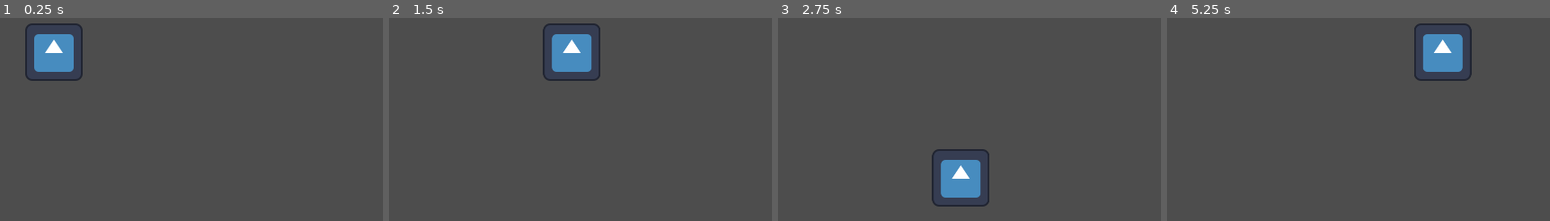
Above: before the commit, frames 1-4 (left to right).
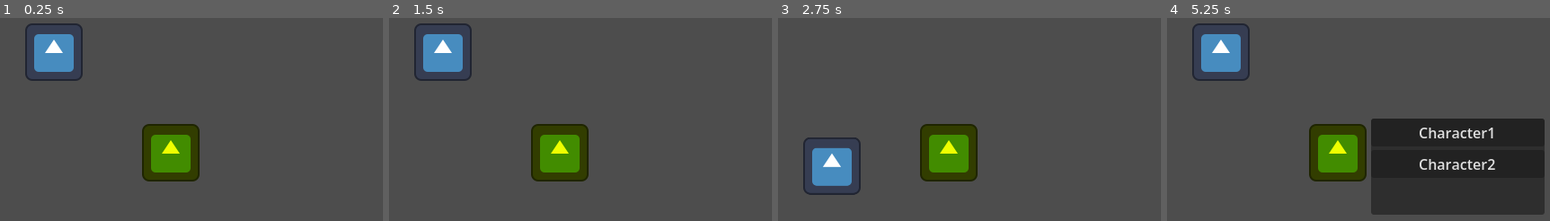
Above: after the commit, the same moments.

Repository: bri-biache/game-off-2026
Game: Godot game, scene res://scenes/test_scene.tscn
Two runs of this game, one before a commit and one after it. Both use one fixed random seed, a clock stepped at 60 frames per second and the inputs below. Before the commit the project has no main scene; this scene is started directly in both runs. The engine's default icon, where the game draws it, is replaced by a stand-in: a white triangle on a blue panel in a dark square.
Inputs (mouse positions are in pixels of both pictures, inside the frame that each line leads up to):
- Up to frame 1 (0.25 s): no input
- Up to frame 2 (1.5 s): tap Enter at 0.5 s; hold D (move_right) 0.53-1.25 s; hold Shift (shift, bound only after the commit) 0.53-1.25 s; click (680, 131) at 1.25 s, where only the run after the commit has a clickable "Character1"
- Up to frame 3 (2.75 s): tap Space at 2 s; hold S (move_down) from 2.03 s (still down); tap Shift (shift, bound only after the commit) at 2.1 s
- Up to frame 4 (5.25 s): release S (move_down) at 2.78 s; hold D (move_right) 2.78-3.5 s; hold Shift (shift, bound only after the commit) 2.78-3.5 s; click (1458, 164) at 3.5 s, where only the run after the commit has a clickable "Character2"; tap Enter at 4.25 s; hold W (move_up) 4.28-5.03 s; tap Shift (shift, bound only after the commit) at 4.35 s; hold A (move_left) from 5.03 s (still down); hold Shift (shift, bound only after the commit) from 5.03 s (still down)

The runs differ from the first frame. In frame 1, 4.2% of the frame differs, in the area x 37-53%, y 52-81%; in frame 2, 9.1%; in frame 3, 7.9%; in frame 4, 30%, in the area x 6-99%, y 2-97%.

Commit message:
Implement character swapping

Diff:
--- a/project.godot
+++ b/project.godot
@@ -11,6 +11,7 @@
 [application]
 
 config/name="Game Off 2026"
+run/main_scene="uid://co8gbtr0r32l0"
 config/features=PackedStringArray("4.7", "GL Compatibility")
 config/icon="res://icon.svg"
 
@@ -21,6 +22,10 @@
 window/stretch/mode="viewport"
 window/stretch/aspect="expand"
 window/stretch/scale_mode="integer"
+
+[global_group]
+
+playable_characters=""
 
 [input]
 
@@ -48,6 +53,11 @@
 , Object(InputEventKey,"resource_local_to_scene":false,"resource_name":"","device":-1,"window_id":0,"alt_pressed":false …(186 unchanged characters)…
 ]
 }
+shift={
+"deadzone": 0.2,
+"events": [Object(InputEventKey,"resource_local_to_scene":false,"resource_name":"","device":-1,"window_id":0,"alt_pressed":false,"shift_pressed":false,"ctrl_pressed":false,"meta_pressed":false,"pressed":false,"keycode":0,"physical_keycode":4194325,"key_label":0,"unicode":0,"location":0,"echo":false,"script":null)
+]
+}
 
 [physics]
 
--- a/scenes/player_character.tscn
+++ b/scenes/character.tscn
@@ -1,6 +1,6 @@
 [gd_scene format=3 uid="uid://brkd53f4h7jm2"]
 
-[ext_resource type="Script" uid="uid://crghuemk174j2" path="res://scripts/player_character.gd" id="1_6r27q"]
+[ext_resource type="Script" uid="uid://crghuemk174j2" path="res://scripts/character.gd" id="1_6r27q"]
 [ext_resource type="Texture2D" uid="uid://dyuavscksou4u" path="res://icon.svg" id="1_56udc"]
 [ext_resource type="Curve" uid="uid://d0ie7apkpv6n" path="res://resources/stat_curves/player.tres" id="2_4h0vy"]
 [ext_resource type="Script" uid="uid://uvr1j0em8q5u" path="res://scripts/resources/stats.gd" id="2_kww55"]
@@ -12,7 +12,7 @@
 [sub_resource type="RectangleShape2D" id="RectangleShape2D_b4ekb"]
 size = Vector2(62, 62)
 
-[node name="PlayerCharacter" type="CharacterBody2D" unique_id=1264062262]
+[node name="Character" type="CharacterBody2D" unique_id=1264062262 groups=["playable_characters"]]
 motion_mode = 1
 script = ExtResource("1_6r27q")
 stats = SubResource("Resource_6r27q")
--- a/scenes/test_scene.tscn
+++ b/scenes/test_scene.tscn
@@ -1,8 +1,37 @@
 [gd_scene format=3 uid="uid://co8gbtr0r32l0"]
 
-[ext_resource type="PackedScene" uid="uid://brkd53f4h7jm2" path="res://scenes/player_character.tscn" id="1_g7g4h"]
+[ext_resource type="PackedScene" uid="uid://brkd53f4h7jm2" path="res://scenes/character.tscn" id="1_g7g4h"]
+[ext_resource type="Script" uid="uid://xrlce63cg4yh" path="res://scripts/character_manager.gd" id="1_nd71p"]
+[ext_resource type="Script" uid="uid://dspbr1k1t16qe" path="res://scripts/player_controller.gd" id="2_j8ivh"]
 
 [node name="TestScene" type="Node2D" unique_id=2031182739]
 
-[node name="PlayerCharacter" parent="." unique_id=1264062262 instance=ExtResource("1_g7g4h")]
+[node name="CharacterManager" type="Node" parent="." unique_id=552836033 node_paths=PackedStringArray("player_controller")]
+script = ExtResource("1_nd71p")
+player_controller = NodePath("../Character1/PlayerController")
+
+[node name="ShiftMenu" type="Control" parent="CharacterManager" unique_id=30976531]
+layout_mode = 3
+anchors_preset = 0
+offset_right = 40.0
+offset_bottom = 40.0
+
+[node name="PanelContainer" type="PanelContainer" parent="CharacterManager/ShiftMenu" unique_id=1868700687]
+layout_mode = 0
+offset_left = 227.0
+offset_top = 127.0
+offset_right = 420.0
+offset_bottom = 234.0
+
+[node name="VBoxContainer" type="VBoxContainer" parent="CharacterManager/ShiftMenu/PanelContainer" unique_id=341706458]
+layout_mode = 2
+
+[node name="Character1" parent="." unique_id=1264062262 instance=ExtResource("1_g7g4h")]
 position = Vector2(60, 53)
+
+[node name="PlayerController" type="Node" parent="Character1" unique_id=1450404110]
+script = ExtResource("2_j8ivh")
+
+[node name="Character2" parent="." unique_id=2076094643 instance=ExtResource("1_g7g4h")]
+modulate = Color(0.9333333, 1, 0, 1)
+position = Vector2(190, 165)
--- /dev/null
+++ b/scripts/character.gd
@@ -0,0 +1,3 @@
+extends CharacterBody2D
+
+@export var stats: Stats
--- /dev/null
+++ b/scripts/character_manager.gd
@@ -0,0 +1,35 @@
+extends Node
+
+@export var player_controller: Node
+
+@onready var characters: Array[Node] = get_tree().get_nodes_in_group("playable_characters")
+@onready var shift_menu: Control = $ShiftMenu
+@onready var item_list: VBoxContainer = $ShiftMenu/PanelContainer/VBoxContainer
+
+func _ready() -> void:
+	hide_shift_menu()
+	for character in characters:
+		var button: Button = Button.new()
+		button.text = character.name
+		item_list.add_child(button)
+		button.pressed.connect(func() -> void:
+			swap_character(character)
+			)
+
+func _input(event: InputEvent) -> void:
+	if event.is_action_pressed("shift"):
+		show_shift_menu()
+	if event.is_action_released("shift"):
+		hide_shift_menu()
+
+func show_shift_menu():
+	player_controller.set_physics_process(false)
+	shift_menu.show()
+
+func hide_shift_menu():
+	player_controller.set_physics_process(true)
+	shift_menu.hide()
+
+func swap_character(character: Node) -> void:
+	player_controller.reparent(character)
+	player_controller.update_character()
--- a/scripts/player_character.gd
+++ /dev/null
@@ -1,10 +0,0 @@
-extends CharacterBody2D
-
-@export var stats: Stats
-
-const SPEED: int = 200
-
-func _physics_process(_delta: float) -> void:
-	var input_direction: Vector2 = Input.get_vector("move_left", "move_right", "move_up", "move_down")
-	velocity = input_direction * SPEED
-	move_and_slide()
--- /dev/null
+++ b/scripts/player_controller.gd
@@ -0,0 +1,13 @@
+extends Node
+
+const SPEED: int = 200
+
+@onready var character: CharacterBody2D = get_parent()
+
+func _physics_process(_delta: float) -> void:
+	var input_direction: Vector2 = Input.get_vector("move_left", "move_right", "move_up", "move_down")
+	character.velocity = input_direction * SPEED
+	character.move_and_slide()
+
+func update_character():
+	character = get_parent()
Renamed: scripts/player_character.gd.uid -> scripts/character.gd.uid
Not shown, added: scripts/character_manager.gd.uid
Not shown, added: scripts/player_controller.gd.uid
